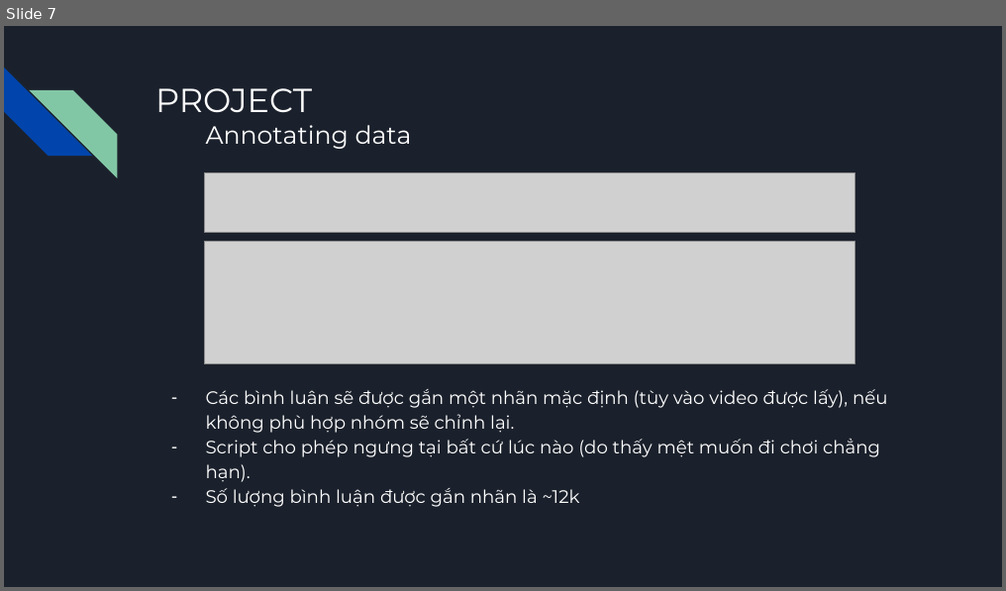
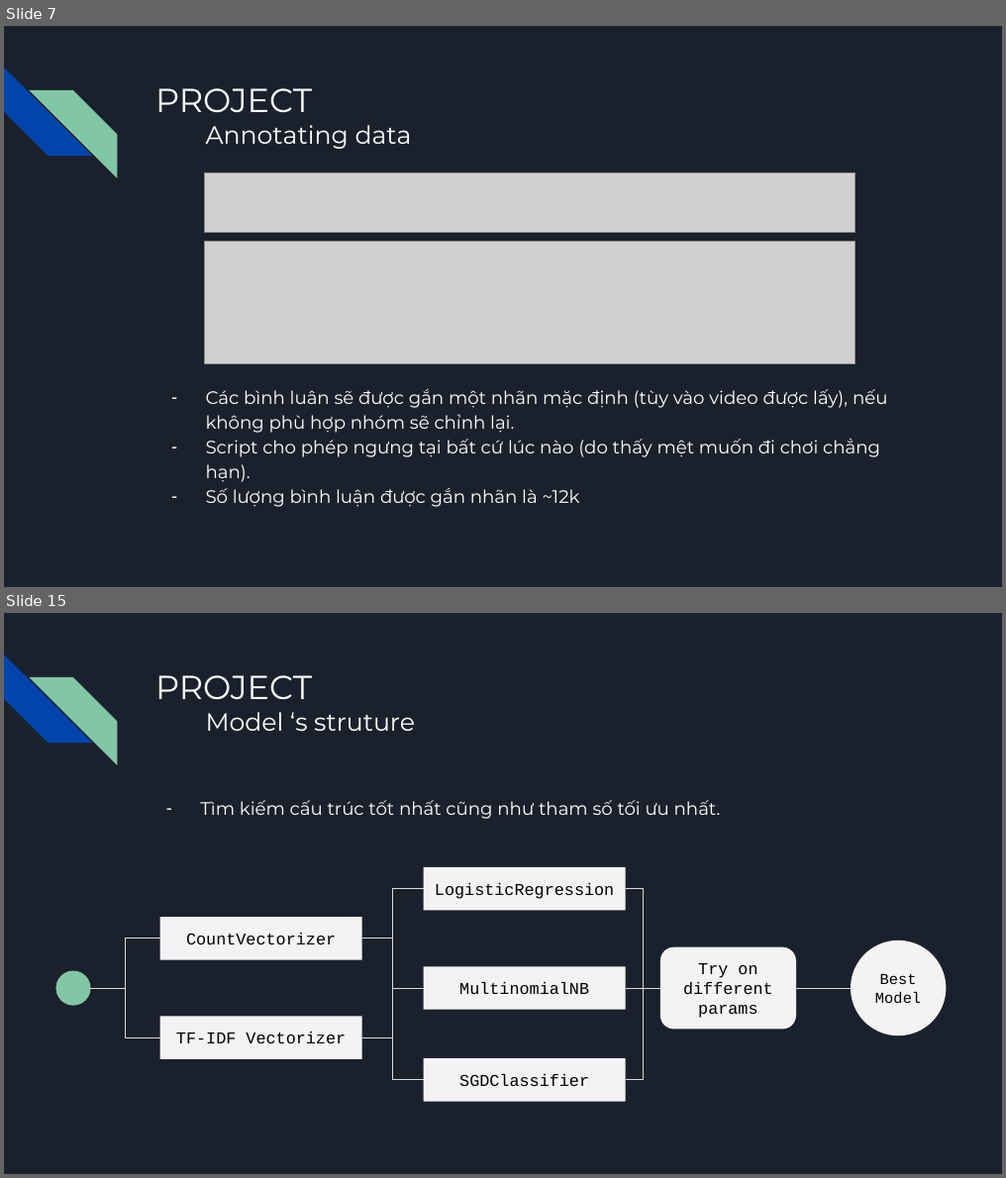
Before and after one commit to nghiaplt/DataScienceFinalProject, a slide deck: Slide.pptx. Shown one above the other, each under a label of ours: slide 7 before the commit, slides 7 and 15 after it; the slides between them are not shown. The pictures are 1006x591 and 1006x1178 pixels, drawn with LibreOffice and Linux fonts; fonts in the diff are those of the drawing; grey boxes stand for pictures. Boxes give left, top, right and bottom in pixels: in the first picture for what was removed or moved away, otherwise in the second. Text is boxed around its words. In the diff, an @@ line names an element or a change of style, - is before the commit and + after.

```diff
--- a/Slide.pptx
+++ b/Slide.pptx
@@ slide 15 added at box(4, 613, 1002, 1174), background #1B212C; not listed: 2 template elements that a slide beside it also shows @@
@@ title added at box(155, 675, 415, 731), 18 pt, text #FFFFFF @@
+PROJECT
+Model ‘s struture
@@ text added at box(200, 800, 721, 819), 13 pt, text #FFFFFF @@
+– Tìm kiếm cấu trúc tốt nhất cũng như tham số tối ưu nhất.
@@ rectangle added at box(423, 867, 625, 910), fill #F3F3F3, 12 pt, text #000000 @@
+LogisticRegression
@@ elbow line added from (423, 888) to (362, 939), #D9D9D9 0.75 pt @@
@@ elbow line added from (626, 888) to (660, 988), #D9D9D9 0.75 pt @@
@@ elbow line added from (91, 988) to (159, 939), #D9D9D9 0.75 pt @@
@@ rectangle added at box(159, 917, 361, 960), fill #F3F3F3, 12 pt, text #000000 @@
+CountVectorizer
@@ elbow line added from (423, 988) to (362, 939), #D9D9D9 0.75 pt @@
@@ elbow line added from (423, 1080) to (362, 939), #D9D9D9 0.75 pt @@
@@ elbow line added from (362, 939) to (423, 988), #D9D9D9 0.75 pt @@
@@ rectangle added at box(423, 966, 625, 1009), fill #F3F3F3, 12 pt, text #000000 @@
+MultinomialNB
@@ rounded rectangle added at box(660, 948, 796, 1029), fill #F3F3F3, 12 pt, text #000000 @@
+Try on different params
@@ ellipse added at box(850, 941, 946, 1036), fill #F3F3F3, 11 pt, text #000000 @@
+Best Model
@@ ellipse added at box(55, 971, 91, 1006), fill #82C7A5 @@
@@ elbow line added from (91, 988) to (159, 1038), #D9D9D9 0.75 pt @@
@@ elbow line added from (626, 988) to (660, 988), #D9D9D9 0.75 pt @@
@@ elbow line added from (626, 1080) to (660, 988), #D9D9D9 0.75 pt @@
@@ elbow line added from (796, 988) to (850, 988), #D9D9D9 0.75 pt @@
@@ rectangle added at box(159, 1016, 361, 1059), fill #F3F3F3, 12 pt, text #000000 @@
+TF-IDF Vectorizer
@@ elbow line added from (423, 1080) to (362, 1038), #D9D9D9 0.75 pt @@
@@ rectangle added at box(423, 1059, 625, 1102), fill #F3F3F3, 12 pt, text #000000 @@
+SGDClassifier
```
Also in this commit, not shown: 5 slides changed, 9 other slides added, 5 slides removed, 2 other files.
